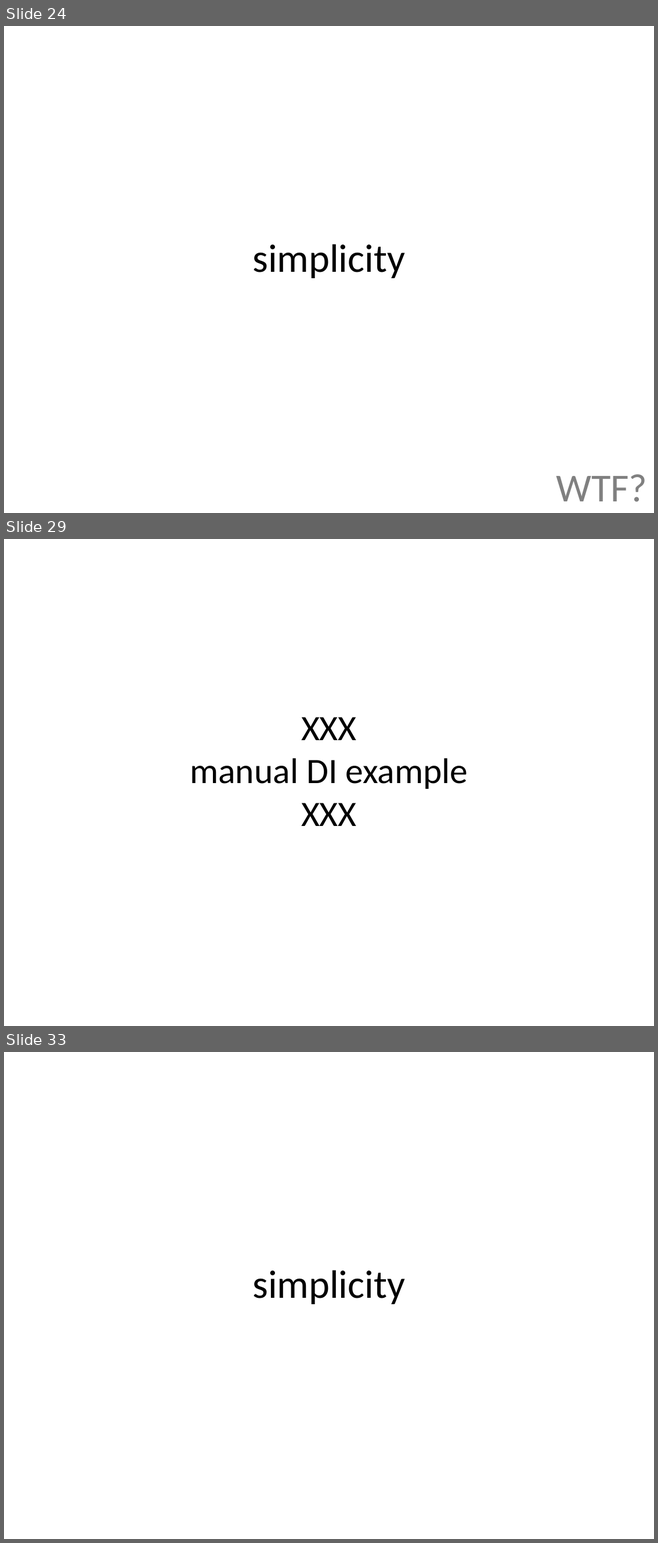
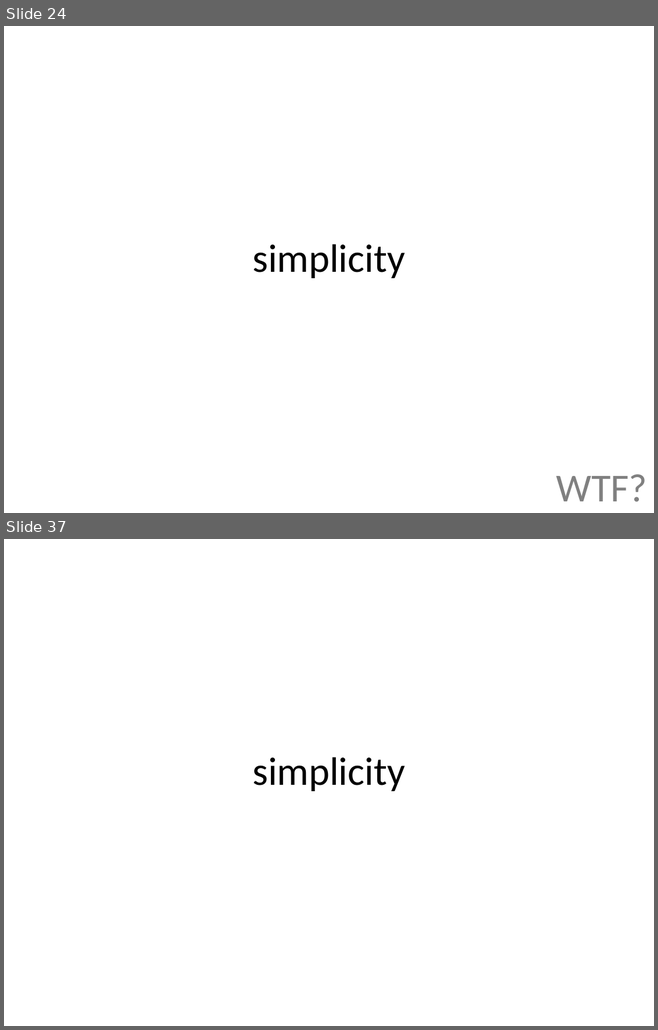
Before and after one commit to jonfuller/presentations, a slide deck: dependencies/dependencies.pptx. Shown one above the other, each under a label of ours: slides 24, 29 and 33 before the commit, slides 24 and 37 after it; the slides between them are not shown. The pictures are 658x1543 and 658x1030 pixels, drawn with LibreOffice and Linux fonts; fonts in the diff are those of the drawing. Boxes give left, top, right and bottom in pixels: in the first picture for what was removed or moved away, otherwise in the second. Text is boxed around its words. In the diff, an @@ line names an element or a change of style, - is before the commit and + after.

```diff
--- a/dependencies/dependencies.pptx
+++ b/dependencies/dependencies.pptx
@@ slide 29 removed at (4,539,654,1026), background #FFFFFF @@
@@ title removed at (190,717,467,826) @@
-XXX
-manual DI example
-XXX
@@ what was slide 33 is now slide 37 @@
```
Also in this commit, not shown: 5 slides changed, 10 slides added, 4 other slides removed, 1 other file.
